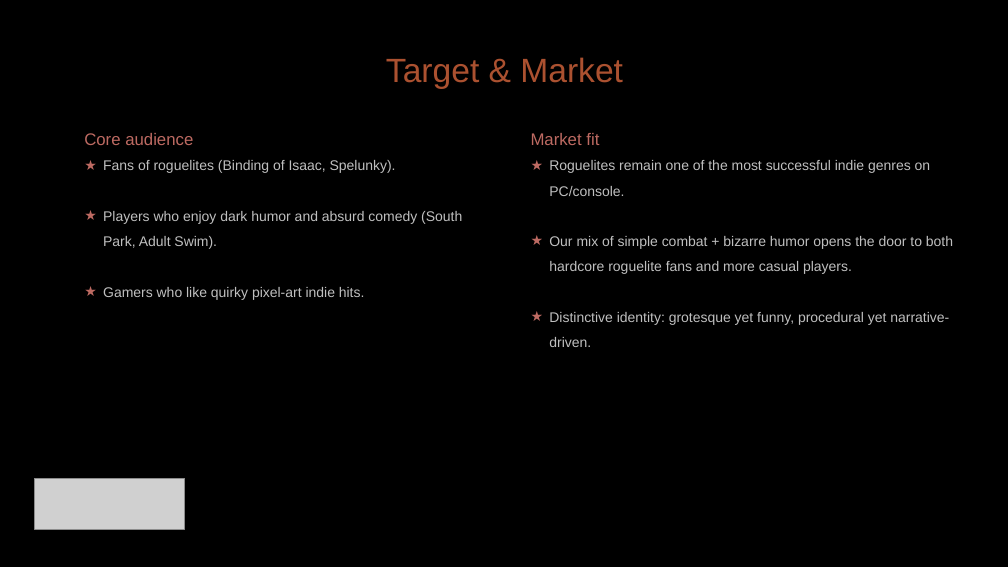
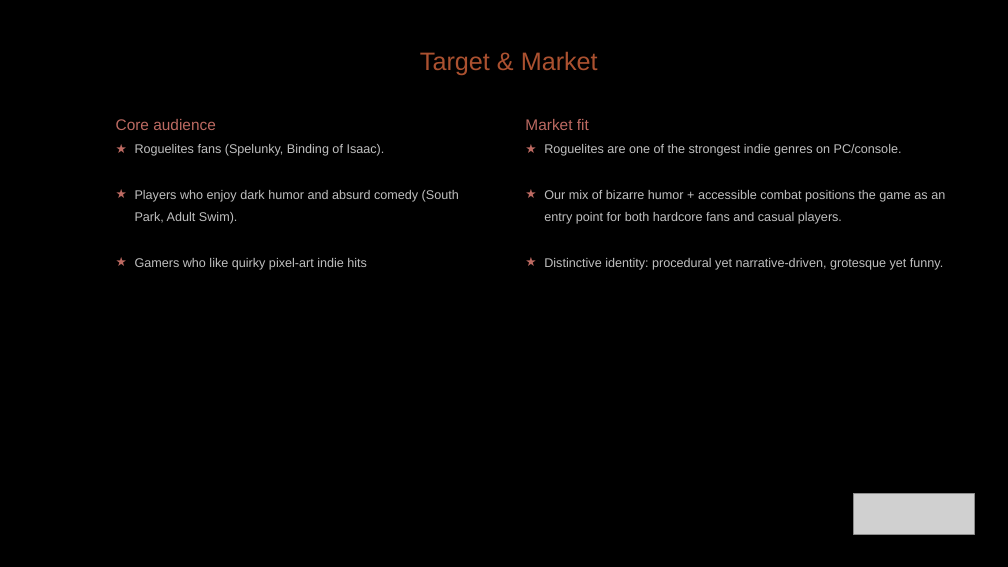
Before and after one commit to diegohcanepa/Remizione, a slide deck: slide 4 of Pitch Deck.pptx. Drawn at 1008x567 pixels with LibreOffice and Linux fonts; fonts in the diff are those of the drawing; grey boxes stand for pictures; background and template pictures are left out. Boxes give left, top, right and bottom in pixels: in the first picture for what was removed or moved away, otherwise in the second. Text is boxed around its words. In the diff, an @@ line names an element or a change of style, - is before the commit and + after.

```diff
--- a/Pitch Deck.pptx
+++ b/Pitch Deck.pptx
@@ text "Target & Market": place and size @@
-text "Target & Market" at box(386, 57, 623, 89)
+text "Target & Market" at box(420, 51, 598, 75)
@@ text "Target & Market" at box(420, 51, 598, 75): size 24 to 18 pt @@
@@ subtitle "Core audience": place and size @@
-subtitle "Core audience" at box(84, 133, 462, 300)
+subtitle "Core audience" at box(116, 119, 459, 270)
@@ subtitle at box(116, 119, 459, 224): size 12 to 11 pt in "Core audience"; size 10 to 9 pt in "Players who enjoy dark humor and absurd ..." @@
@@ text "Market fit": place and size @@
-text "Market fit" at box(531, 133, 953, 347)
+text "Market fit" at box(525, 119, 945, 270)
@@ text at box(525, 119, 589, 130): size 12 to 11 pt in "Market fit" @@
@@ subtitle at box(135, 144, 385, 156): text changed; size 10 to 9 pt @@
-★ Fans of roguelites (Binding of Isaac, Spelunky).
+★ Roguelites fans (Spelunky, Binding of Isaac).
@@ text at box(544, 144, 945, 270): text changed; size 10 to 9 pt @@
-★ Roguelites remain one of the most successful indie genres on PC/console.
-★ Our mix of simple combat + bizarre humor opens the door to both hardcore roguelite fans and more casual players.
-★ Distinctive identity: grotesque yet funny, procedural yet narrative-driven.
+★ Roguelites are one of the strongest indie genres on PC/console.
+★ Our mix of bizarre humor + accessible combat positions the game as an entry point for both hardcore fans and casual players.
+★ Distinctive identity: procedural yet narrative-driven, grotesque yet funny.
@@ subtitle at box(135, 258, 367, 270): text changed; size 10 to 9 pt @@
-★ Gamers who like quirky pixel-art indie hits.
+★ Gamers who like quirky pixel-art indie hits
@@ picture: place and size @@
-picture at box(34, 479, 184, 529)
+picture at box(854, 493, 975, 534)
```
Also in this commit, not shown: 8 other slides changed, 1 slide added, 1 slide removed, 2 other files.
